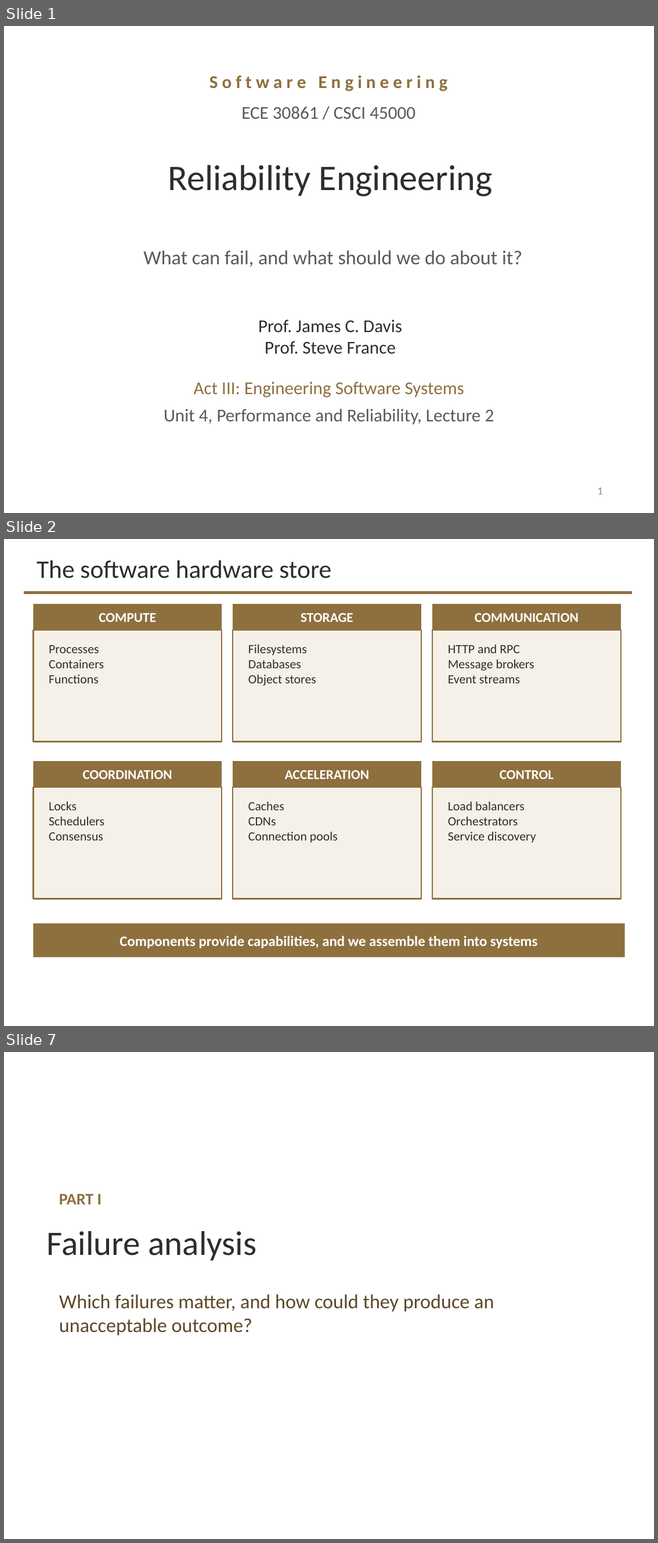
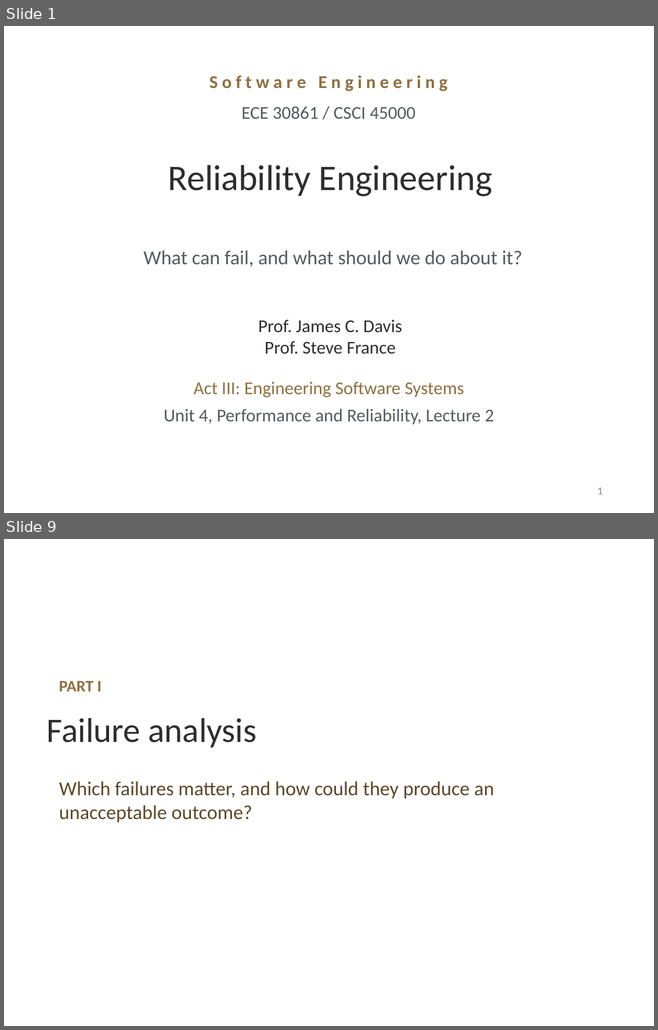
Before and after one commit to davisjam/model-based-agentic-software-engineering, a slide deck: course/lectures/act-3-software-in-the-world/04-performance-and-reliability/3-4-Performance-and-Reliability-2-Reliability-Engineering.pptx. Shown one above the other, each under a label of ours: slides 1, 2 and 7 before the commit, slides 1 and 9 after it; the slides between them are not shown. The pictures are 658x1543 and 658x1030 pixels, drawn with LibreOffice and Linux fonts; fonts in the diff are those of the drawing; background and template pictures are left out. Boxes give left, top, right and bottom in pixels: in the first picture for what was removed or moved away, otherwise in the second. Text is boxed around its words. In the diff, an @@ line names an element or a change of style, - is before the commit and + after.

```diff
--- a/course/lectures/act-3-software-in-the-world/04-performance-and-reliability/3-4-Performance-and-Reliability-2-Reliability-Engineering.pptx
+++ b/course/lectures/act-3-software-in-the-world/04-performance-and-reliability/3-4-Performance-and-Reliability-2-Reliability-Engineering.pptx
@@ slide 2 removed at <box>4,539,654,1026</box>, background #FFFFFF @@
@@ title removed at <box>36,560,331,578</box> @@
-The software hardware store
@@ line removed from (24, 593) to (632, 593) @@
@@ rectangle removed at <box>33,604,221,630</box> @@
-COMPUTE
@@ rectangle removed at <box>233,604,421,630</box> @@
-STORAGE
@@ rectangle removed at <box>432,604,621,630</box> @@
-COMMUNICATION
@@ rectangle removed at <box>33,630,221,741</box> @@
@@ rectangle removed at <box>233,630,421,741</box> @@
@@ rectangle removed at <box>432,630,621,741</box> @@
@@ text removed at <box>49,645,104,683</box> @@
-Processes
-Containers
-Functions
@@ text removed at <box>248,645,316,686</box> @@
-Filesystems
-Databases
-Object stores
@@ text removed at <box>448,645,534,683</box> @@
-HTTP and RPC
-Message brokers
-Event streams
@@ rectangle removed at <box>33,761,221,787</box> @@
-COORDINATION
@@ rectangle removed at <box>233,761,421,787</box> @@
-ACCELERATION
@@ rectangle removed at <box>432,761,621,787</box> @@
-CONTROL
@@ rectangle removed at <box>33,787,221,899</box> @@
@@ rectangle removed at <box>233,787,421,899</box> @@
@@ rectangle removed at <box>432,787,621,899</box> @@
@@ text removed at <box>49,802,104,841</box> @@
-Locks
-Schedulers
-Consensus
@@ text removed at <box>248,802,338,843</box> @@
-Caches
-CDNs
-Connection pools
@@ text removed at <box>448,802,535,843</box> @@
-Load balancers
-Orchestrators
-Service discovery
@@ rectangle removed at <box>33,924,625,957</box> @@
-Components provide capabilities, and we assemble them into systems
@@ what was slide 7 is now slide 9 @@
```
Also in this commit, not shown: 23 slides changed, 9 slides added, 2 other slides removed, 2 other files.
